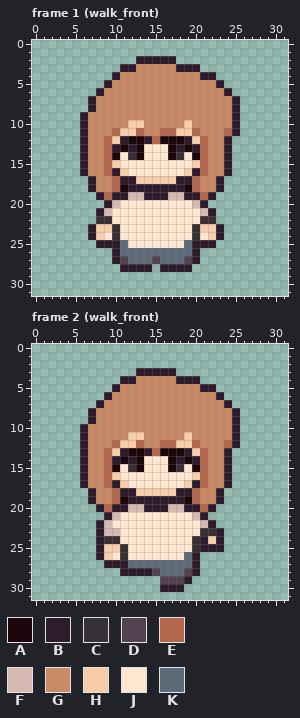
File history of a pixel-art file, Assets/ArtAssets/sprites/mc/mc_walk.aseprite. The picture above was drawn from the file before the commit.
32x32 pixels, 16 frames. Colours within 5 levels of each other are drawn and written as one. Shown: frame 1 (walk_front), frame 2 (walk_front). The commit also changed other frames, which this record leaves out.
Palette (. is transparent): A #1c080c  B #2e1b2b  C #392f36  D #53414f  E #b5674e  F #d6bab2  G #ca8a66  H #f6cba7  J #ffe6d1  K #5d6b79
After:
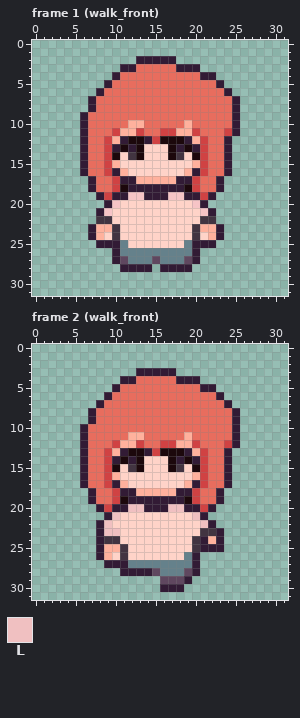
Colours new in this view: L #f0c0c1
Change:
Colour B changes from #2e1b2b to #321b35.
Colour C changes from #392f36 to #423441.
Colour D changes from #53414f to #5f475f.
Colour E changes from #b5674e to #d04243.
Colour F changes from #d6bab2 to #f6c4c6.
Colour G changes from #ca8a66 to #e86d5e.
Colour H changes from #f6cba7 to #ffb19d.
Colour J changes from #ffe6d1 to #ffd3c8.
Colour K changes from #5d6b79 to #65818b.
Frame 2 (walk_front):
Colour F gives way to colour L in row 20 at x 12 to 13 and 17 to 18; in row 21 at x 10 and 20; in row 22 at x 9 and 21; in row 23 at x 9 to 10.
Boxes around the changes in both pictures, in picture pixels (x1, y1, x2, y2):
changed: (80, 56, 240, 272)
changed: (80, 368, 240, 592)
